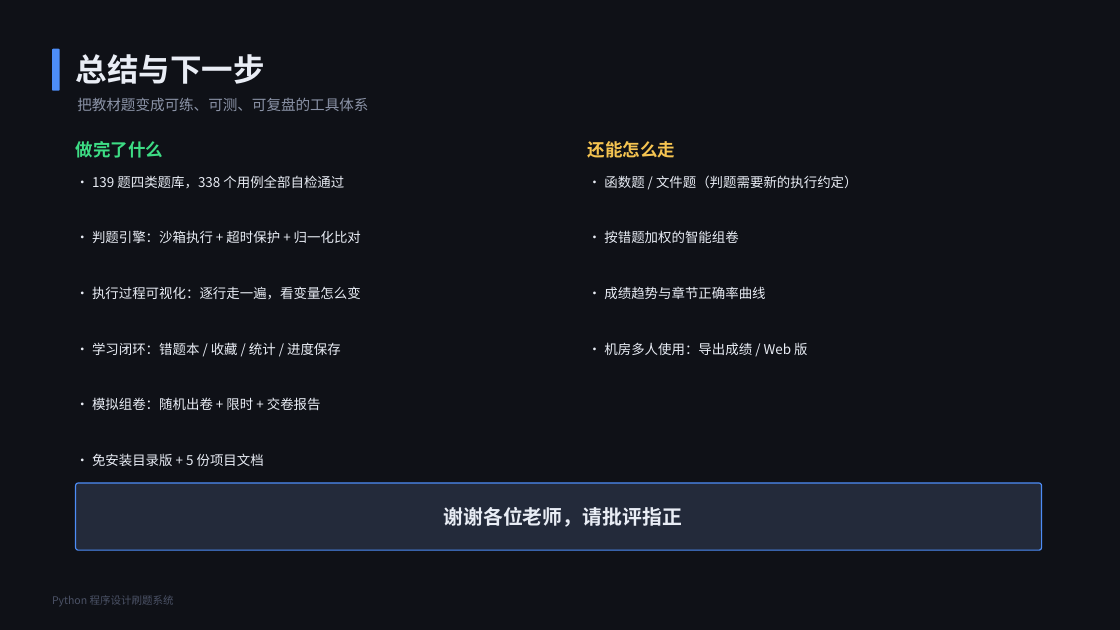
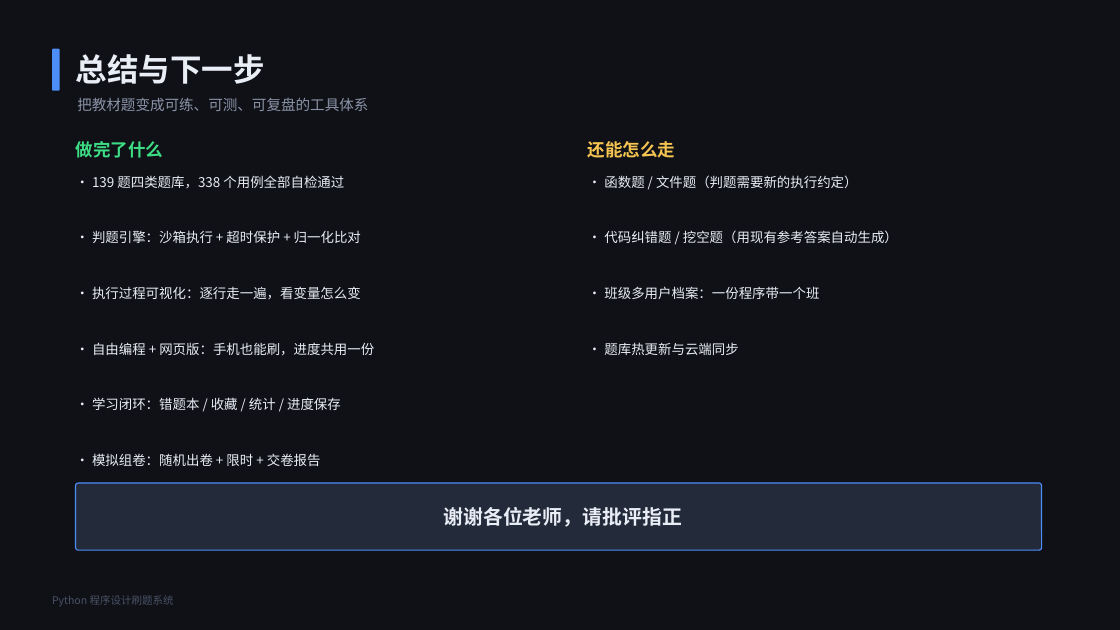
Before and after one commit to telling890/python-quiz-system, a slide deck: slide 21 of docs/4-答辩演示.pptx (slide 19 before the commit). Drawn at 1120x630 pixels with LibreOffice and Linux fonts; fonts in the diff are those of the drawing. Boxes give left, top, right and bottom in pixels: in the first picture for what was removed or moved away, otherwise in the second. Text is boxed around its words. In the diff, an @@ line names an element or a change of style, - is before the commit and + after.

Commit message:
feat: 自由编程页 + 网页版（浏览器/手机共用同一份题库与进度）
自由编程
- ui_free.py：不看题库的草稿本，F5 直接运行、F6 单步执行
- 草稿自动保存到 state.json（free），可导出 .py
- 「我的片段」保存常用代码（最多 60 个），可载入 / 删除

网页版
- webserver.py：标准库 http.server + JSON 接口（题库、判题、执行过程、进度、草稿、片段）
- web/index.html：单文件前端，题库刷题 / 自由编程 / 判题反馈 / 执行过程
- ui_web.py：桌面端一键启动 / 停止，显示地址、复制、浏览器打开、局域网开关
- 默认仅监听 127.0.0.1；局域网模式带 8 位随机口令；只接受同源 + application/json
- 与桌面共用同一个 Store：任一端的判题、草稿、片段都立刻同步

工程
- 执行过程面板抽成 ui_trace.TracePane，刷题页与自由编程页共用
- store 增加 free / snippets，reset 保留片段
- 新增 _test_web.py（11 项，含安全边界）与 _test_free/_shoot_web 冒烟脚本；CI 增加网页版自检
- build.py 打包 web/ 资源；README / CHANGELOG / 演示 GIF / 答辩 PPT（新增自由编程、网页版两页）同步
- 重新打包 exe 与便携 zip

```diff
--- a/docs/4-答辩演示.pptx
+++ b/docs/4-答辩演示.pptx
@@ text at (x1=604, y1=230, x2=898, y2=355): text changed @@
-· 按错题加权的智能组卷
-· 成绩趋势与章节正确率曲线
-· 机房多人使用：导出成绩 / Web 版
+· 代码纠错题 / 挖空题（用现有参考答案自动生成）
+· 班级多用户档案：一份程序带一个班
+· 题库热更新与云端同步
@@ text at (x1=92, y1=342, x2=374, y2=355): paragraph added @@
+· 自由编程 + 网页版：手机也能刷，进度共用一份
```
Also in this commit, not shown: 1 other slide changed, 2 slides added, 27 other files.
